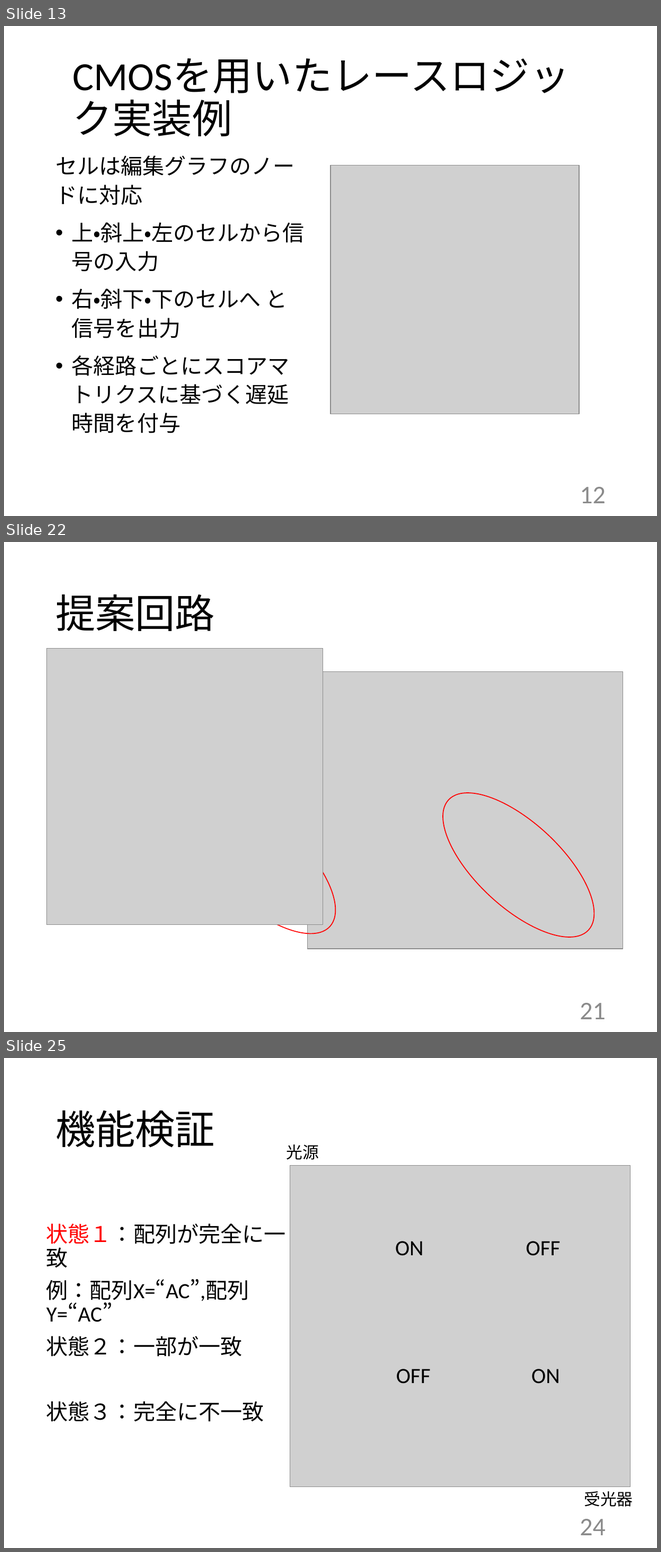
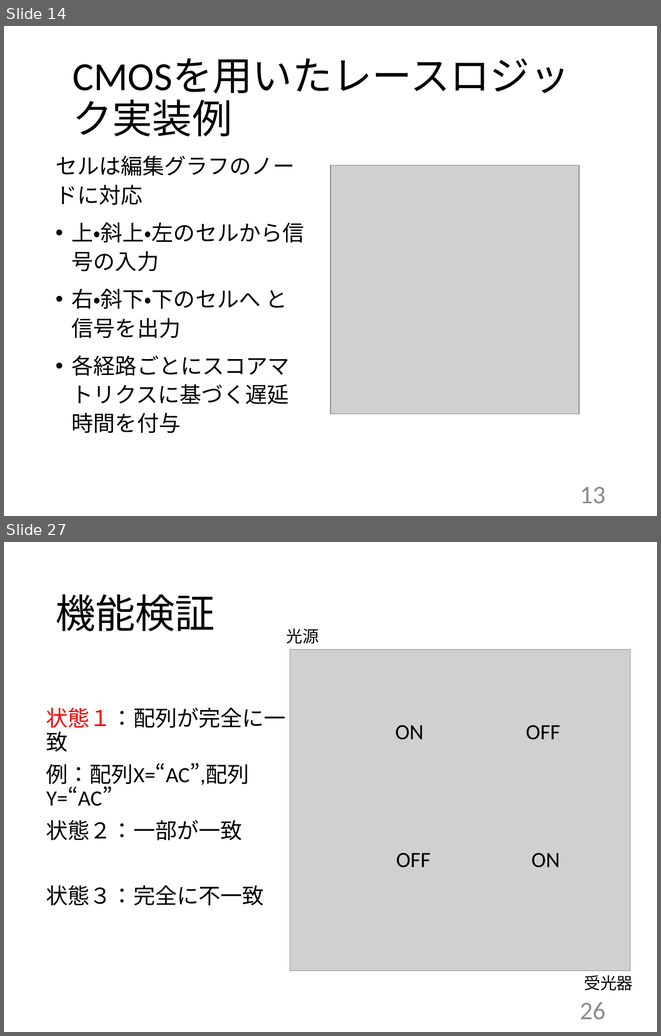
Before and after one commit to ArinanirA/ThesisFY2017M_RinaAsai, a slide deck: 修論発表rina.pptx. Shown one above the other, each under a label of ours: slides 13, 22 and 25 before the commit, slides 14 and 27 after it; the slides between them are not shown. The pictures are 661x1552 and 661x1036 pixels, drawn with LibreOffice and Linux fonts; fonts in the diff are those of the drawing; grey boxes stand for pictures. Boxes give left, top, right and bottom in pixels: in the first picture for what was removed or moved away, otherwise in the second. Text is boxed around its words. In the diff, an @@ line names an element or a change of style, - is before the commit and + after.

```diff
--- a/修論発表rina.pptx
+++ b/修論発表rina.pptx
@@ slide 22 removed at box(4, 542, 657, 1032), background #FFFFFF @@
@@ title removed at box(55, 594, 215, 631) @@
-提案回路
@@ picture removed at box(47, 649, 323, 925) @@
@@ picture removed at box(308, 671, 623, 948) @@
@@ ellipse removed at box(161, 766, 359, 958) @@
@@ ellipse removed at box(420, 769, 617, 961) @@
@@ page number removed at box(580, 1003, 605, 1019) @@
-21
@@ what was slide 13 is now slide 14 @@
@@ page number at box(580, 487, 605, 503): text changed @@
-12
+13
@@ what was slide 25 is now slide 27 @@
@@ page number at box(580, 1002, 605, 1019): text changed @@
-24
+26
```
Also in this commit, not shown: 16 slides changed, 11 slides added, 7 other slides removed, 5 other files.
